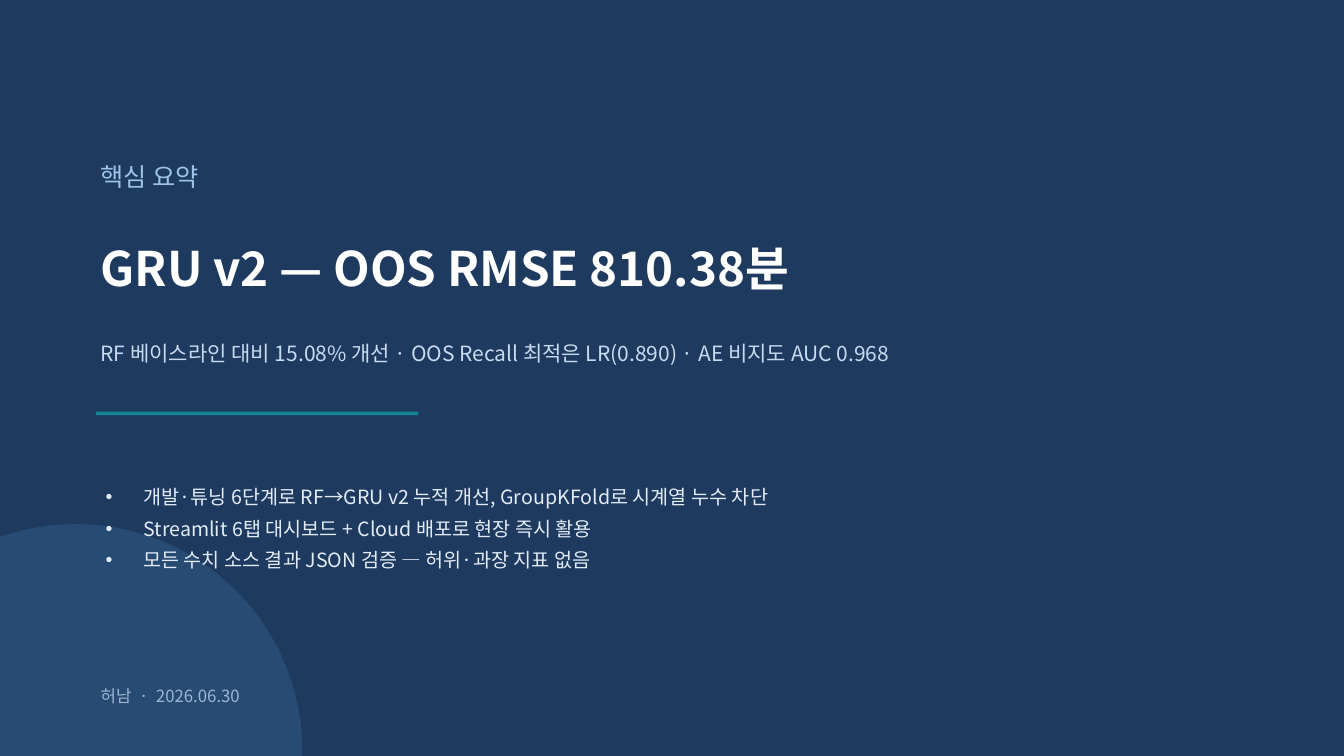
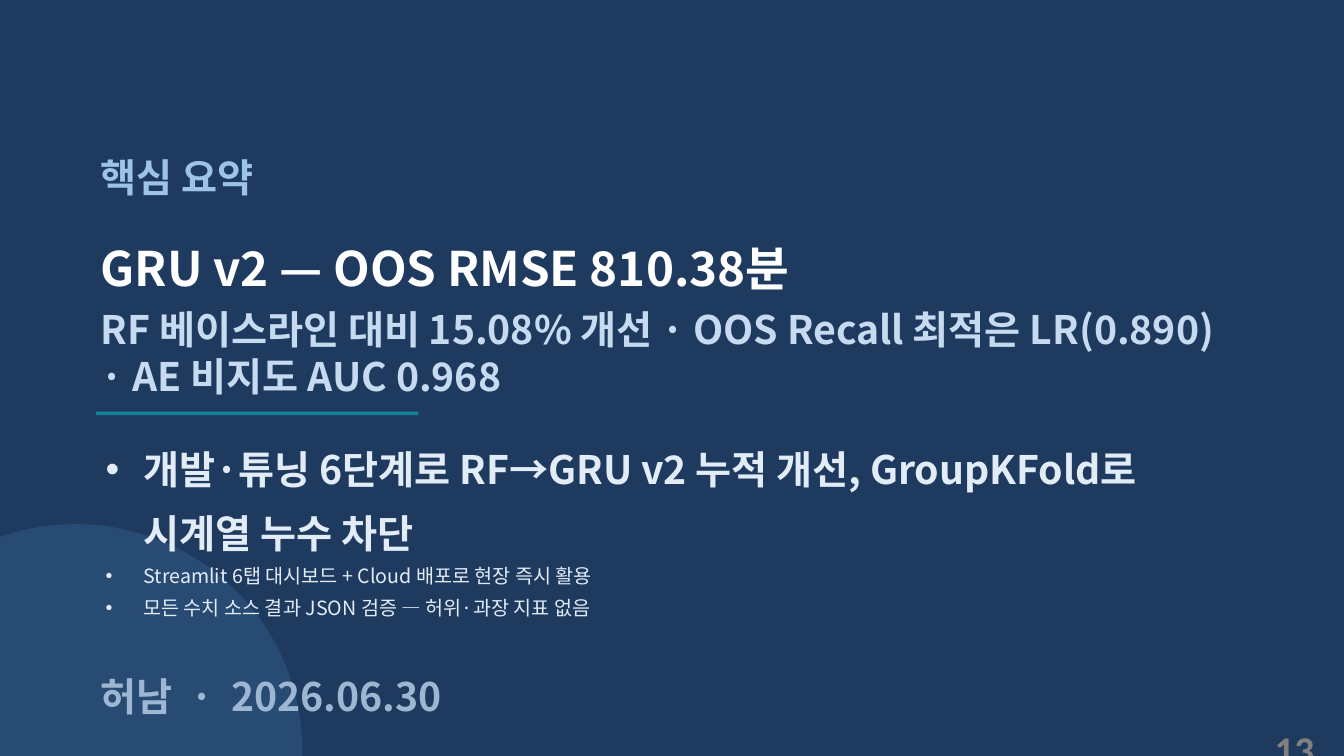
Before and after one commit to vapsnamheo-dev/AISOURCE, a slide deck: slide 13 of Homework/DL_FactoryAutomation/산출물/딥러닝_FEMTO_RUL_발표자료_v2.pptx. Drawn at 1344x756 pixels with LibreOffice and Linux fonts; fonts in the diff are those of the drawing. Boxes give left, top, right and bottom in pixels: in the first picture for what was removed or moved away, otherwise in the second. Text is boxed around its words. In the diff, an @@ line names an element or a change of style, - is before the commit and + after.

```diff
--- a/Homework/DL_FactoryAutomation/산출물/딥러닝_FEMTO_RUL_발표자료_v2.pptx
+++ b/Homework/DL_FactoryAutomation/산출물/딥러닝_FEMTO_RUL_발표자료_v2.pptx
@@ text "핵심 요약" at (101,159,253,196): size 18 to 28 pt, bold on @@
@@ text "RF 베이스라인 대비 15.08% 개선 ..." at (101,311,1214,395): size 15 to 28 pt, bold on @@
@@ text at (143,451,1136,552): size 14 to 28 pt, bold on in "개발·튜닝 6단계로 RF→GRU v2 누적 개선, GroupKFold로 ..." @@
@@ text "허남 · 2026.06.30" at (101,678,441,715): size 12 to 28 pt, bold on @@
@@ text added at (1245,721,1325,749), 28 pt, text #808080, bold @@
+13
```
Also in this commit, not shown: 13 other slides changed, 5 slides added, 1 other file.
